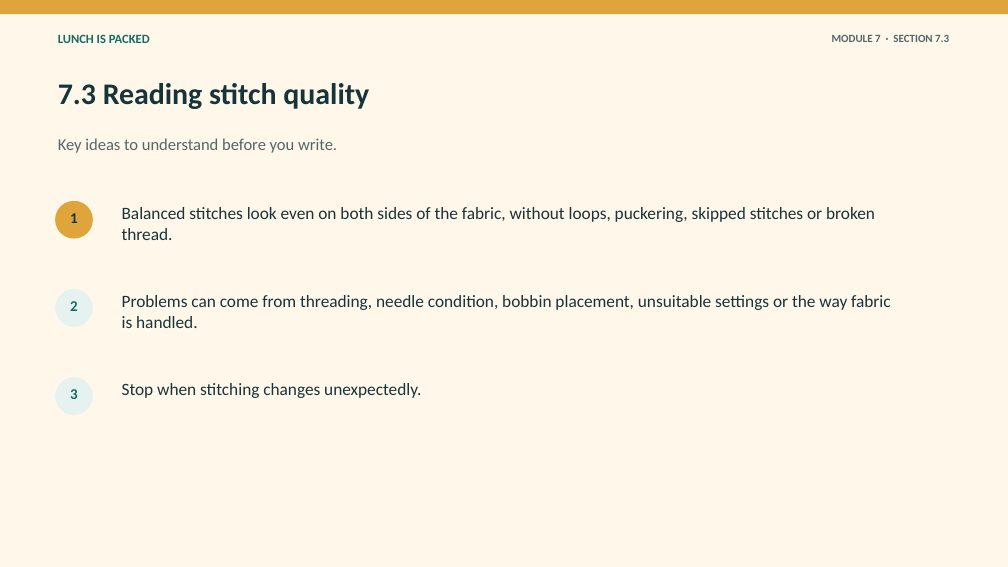
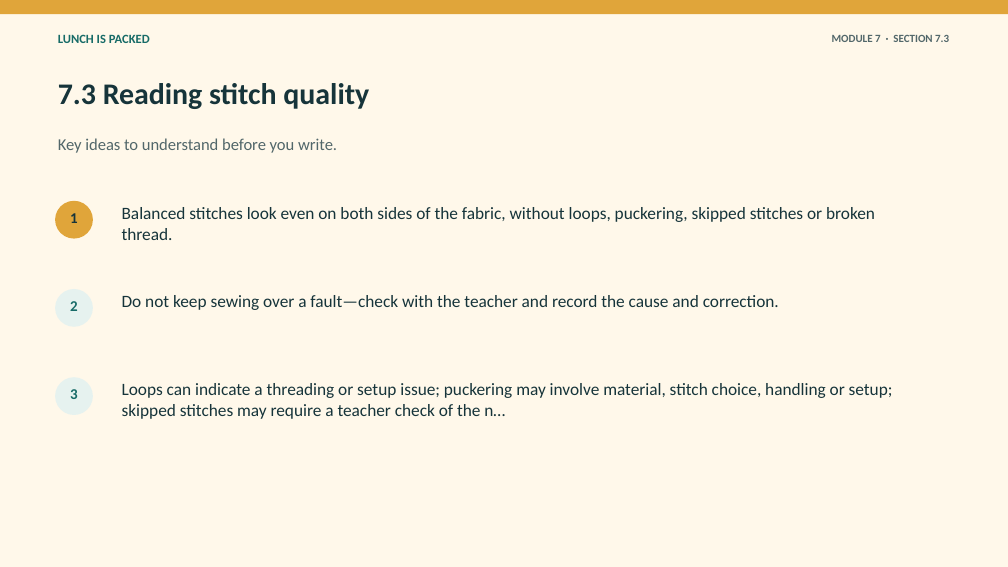
Before and after one commit to stevencowell/Year-7-8-Lunch-Is-Packed, a slide deck: slide 7 of resources/presentations/Lunch-Is-Packed-Module-07-set-up-and-practise.pptx. Drawn at 1008x567 pixels with LibreOffice and Linux fonts; fonts in the diff are those of the drawing. Boxes give left, top, right and bottom in pixels: in the first picture for what was removed or moved away, otherwise in the second. Text is boxed around its words. In the diff, an @@ line names an element or a change of style, - is before the commit and + after.

```diff
--- a/resources/presentations/Lunch-Is-Packed-Module-07-set-up-and-practise.pptx
+++ b/resources/presentations/Lunch-Is-Packed-Module-07-set-up-and-practise.pptx
@@ text at [122, 295, 779, 310]: text changed @@
-Problems can come from threading, needle condition, bobbin placement, unsuitable settings or the way fabric is handled.
+Do not keep sewing over a fault—check with the teacher and record the cause and correction.
@@ text at [122, 383, 893, 419]: text changed @@
-Stop when stitching changes unexpectedly.
+Loops can indicate a threading or setup issue; puckering may involve material, stitch choice, handling or setup; skipped stitches may require a teacher check of the n…
```
Also in this commit, not shown: 3 other slides changed, 48 other files.
